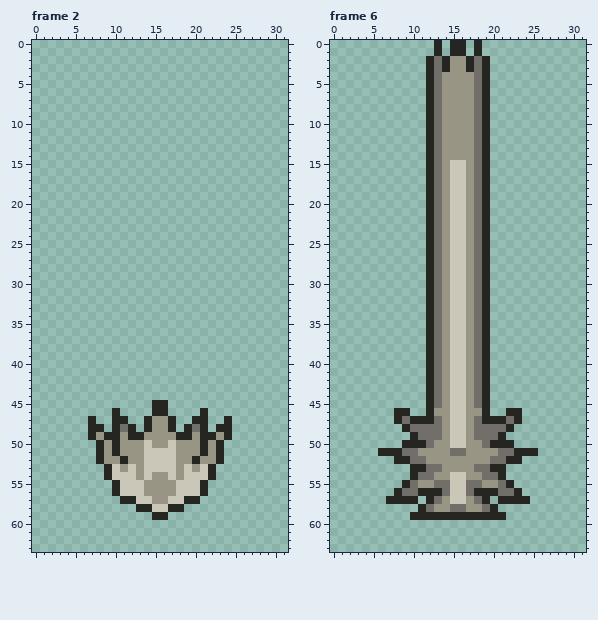
Pixel-art file: assets/images/effects/arcane_burst.aseprite. The picture above was drawn from the file before the commit.
32x64 pixels, 8 frames. Shown: frame 2, frame 6. The commit also changed other frames, which this record leaves out.
Once edited:
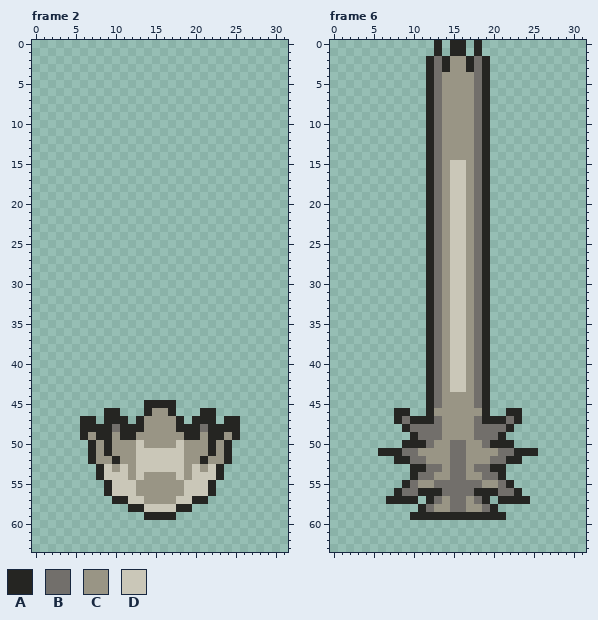
Palette (. is transparent): A #252522  B #726f6b  C #999585  D #cac7b8
Diff:
Frame 2:
There is now colour A in row 45 at x 14 and 17; in row 46 at x 9, 14, 17 and 22; in rows 47 to 48 at x 6, 9, 13, 18, 22 and 25; in row 49 at x 6 and 25; in rows 50 to 52 at x 7 and 24; in rows 53 to 54 at x 8 and 23.
There is now colour A in rows 55 to 56 at x 9 and 22; in row 57 at x 10 and 21; in row 58 at x 12 and 19; in row 59 at x 14 and 17.
The edit turns colour B into colour A in row 48 at x 11 and 20.
The edit turns colour C into colour A in row 49 at x 8, 11, 20 and 23; in rows 50 to 51 at x 9 and 22; in row 52 at x 10 and 21.
The edit turns colour A into colour B in row 48 at x 10 and 21.
The edit turns colour A into colour C in row 46 at x 15 to 16; in rows 47 to 48 at x 14 and 17; in row 49 at x 7, 10, 13, 18, 21 and 24; in rows 50 to 51 at x 8, 10, 21 and 23; in row 52 at x 8, 11, 20 and 23.
The edit turns colour D into colour C in row 50 at x 14 and 17; in row 53 at x 10, 12, 19 and 21; in row 54 at x 12, 14, 17 and 19; in rows 55 to 56 at x 13 and 18; in row 57 at x 14 and 17.
The edit turns colour A into colour D in rows 53 to 54 at x 9 and 22; in rows 55 to 56 at x 10 and 21; in row 57 at x 12 and 19; in row 58 at x 14 and 17.
The edit turns colour C into colour D in rows 50 to 52 at x 13 and 18; in row 53 at x 11, 13, 18 and 20; in row 54 at x 13 and 18.
Frame 6:
The edit turns colour C into colour B in rows 52 to 53 at x 15 to 16.
The edit turns colour D into colour B in row 50 at x 15 to 16; in rows 54 to 57 at x 15 to 16.
The edit turns colour D into colour C in rows 44 to 49 at x 15 to 16.
